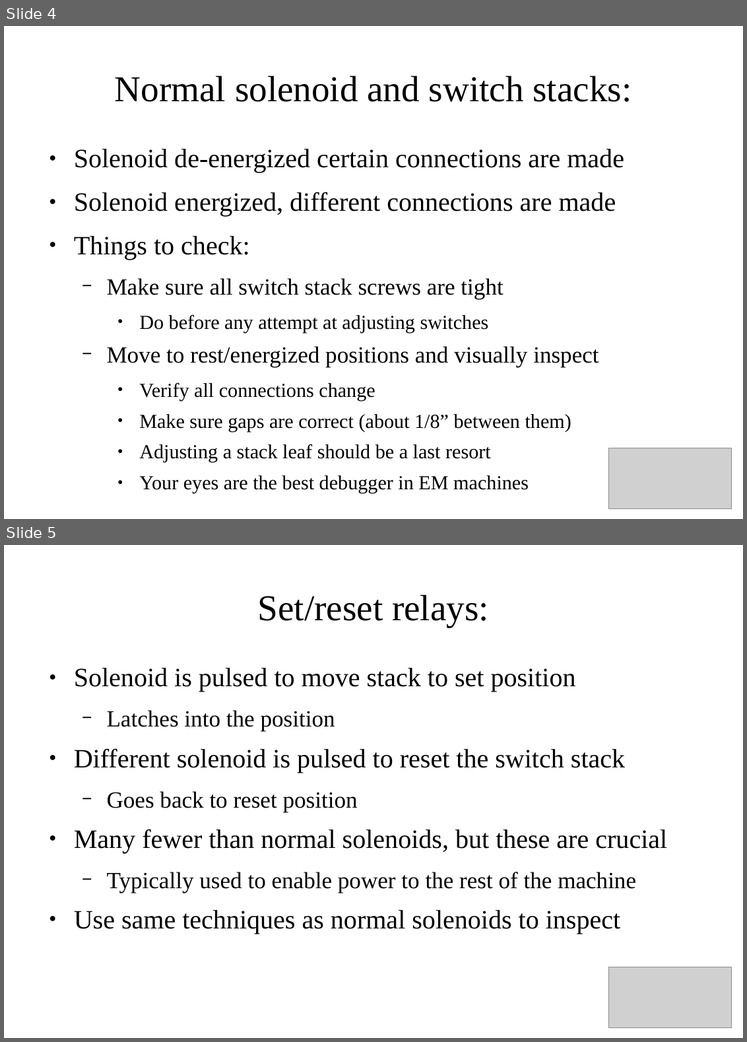
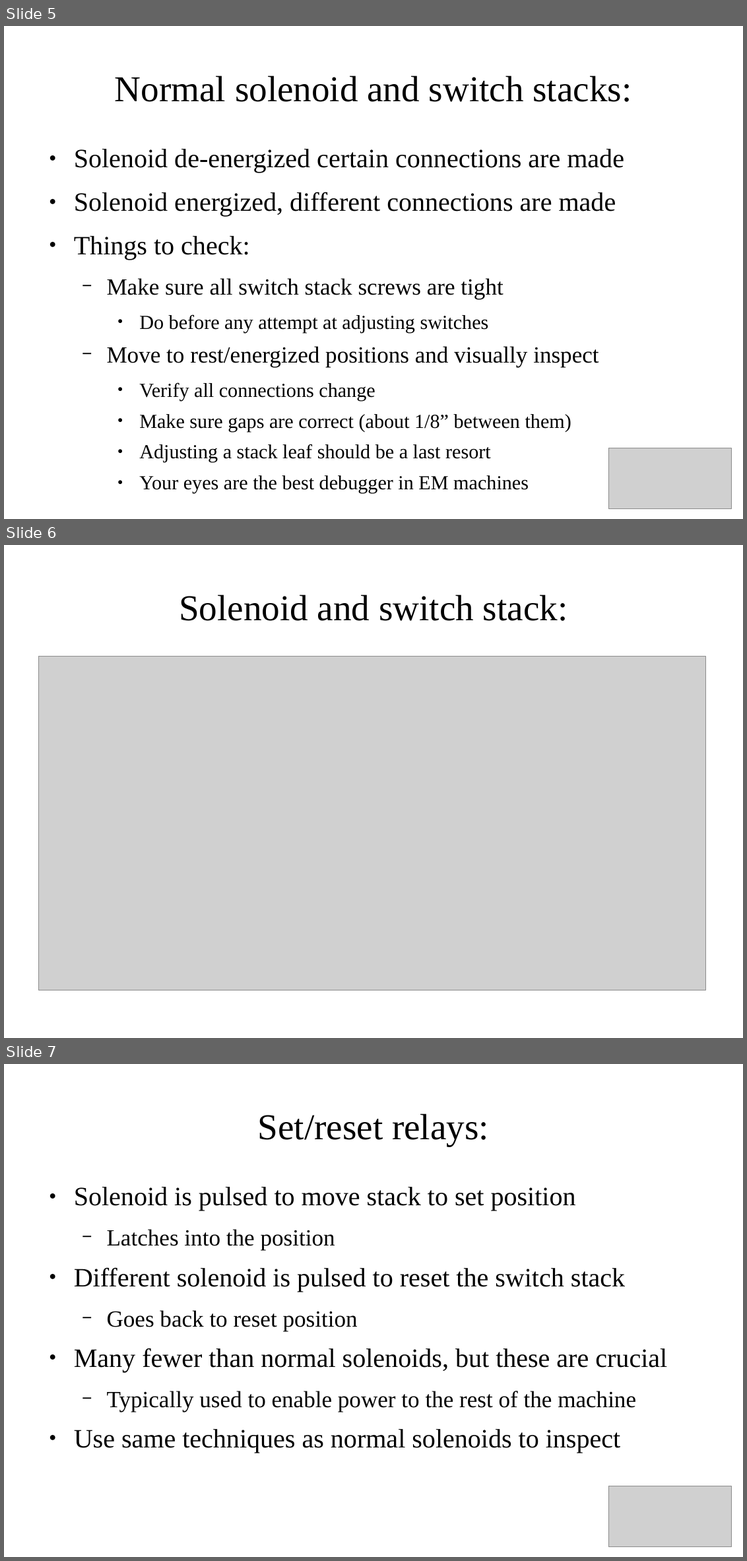
Before and after one commit to krayon/pinball-OPP, a slide deck: Docs/MusingsPresentation.odp. Shown one above the other, each under a label of ours: slides 4 and 5 before the commit, slides 5, 6 and 7 after it. The pictures are 747x1042 and 747x1561 pixels, drawn with LibreOffice and Linux fonts; fonts in the diff are those of the drawing; grey boxes stand for pictures. Boxes give left, top, right and bottom in pixels: in the first picture for what was removed or moved away, otherwise in the second. Text is boxed around its words. In the diff, an @@ line names an element or a change of style, - is before the commit and + after.

Commit message:
Updated slides for Pintastic 2017 talk.  Added pictures.  Grab the slides, now if interested Todd!

```diff
--- a/Docs/MusingsPresentation.odp
+++ b/Docs/MusingsPresentation.odp
@@ slide 6 added at <box>4,545,743,1038</box>, background #FFFFFF @@
@@ title added at <box>179,595,568,621</box>, 37.7 pt, text #000000 @@
+Solenoid and switch stack:
@@ picture added at <box>39,657,706,990</box> @@
@@ what was slide 4 is now slide 5 @@
@@ what was slide 5 is now slide 7 @@
```
Also in this commit, not shown: 10 other slides added, 1 other file.
